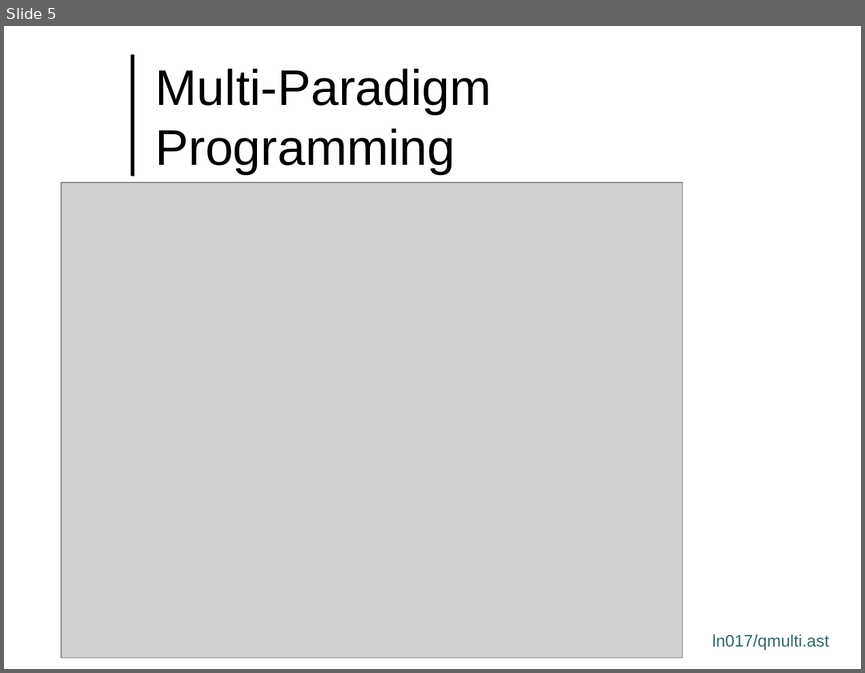
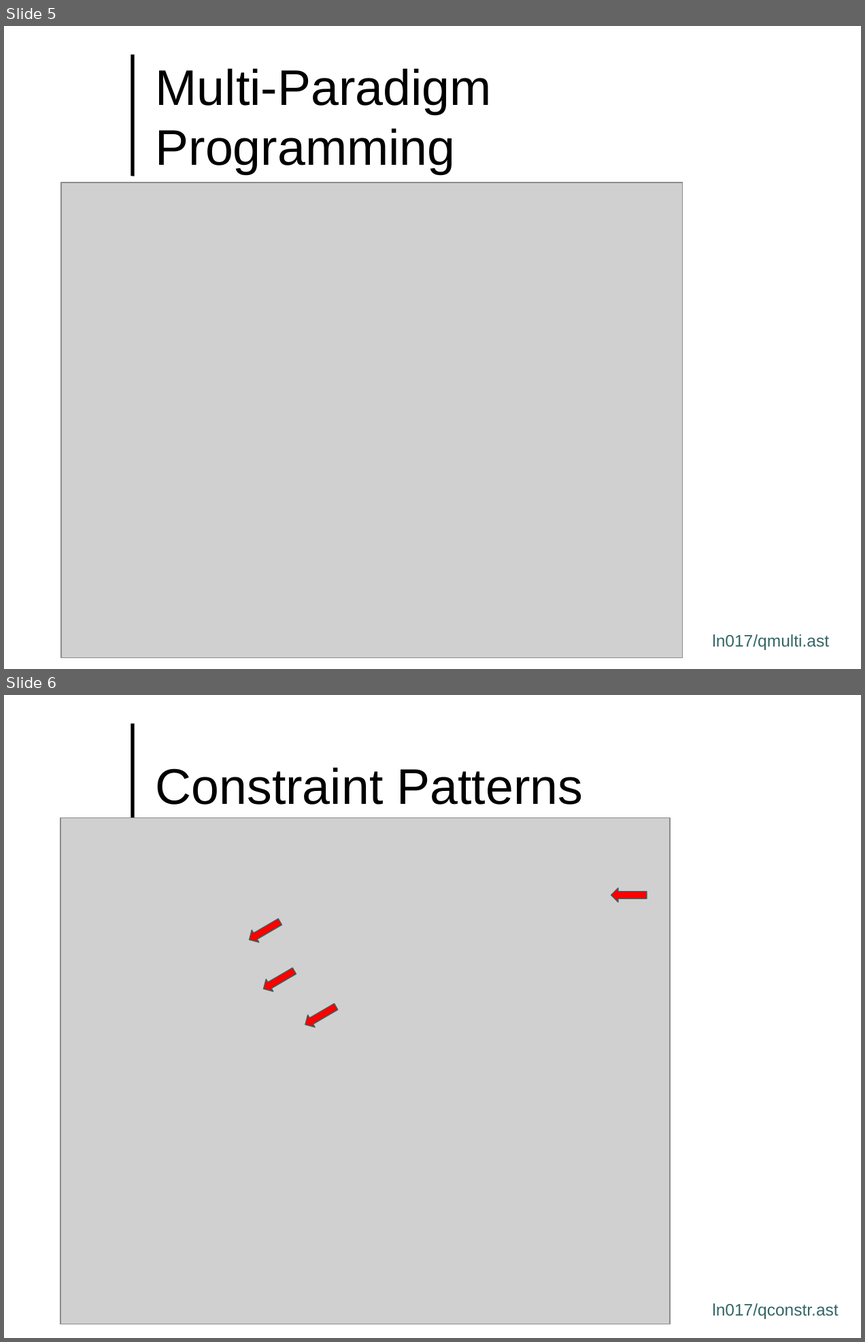
Before and after one commit to lutzhamel/CSC493, a slide deck: notes/csc493-ln017.pptx. Shown one above the other, each under a label of ours: slide 5 before the commit, slides 5 and 6 after it. The pictures are 865x673 and 865x1342 pixels, drawn with LibreOffice and Linux fonts; fonts in the diff are those of the drawing; grey boxes stand for pictures; background and template pictures are left out. Boxes give left, top, right and bottom in pixels: in the first picture for what was removed or moved away, otherwise in the second. Text is boxed around its words. In the diff, an @@ line names an element or a change of style, - is before the commit and + after.

```diff
--- a/notes/csc493-ln017.pptx
+++ b/notes/csc493-ln017.pptx
@@ slide 6 added at <box>4,695,861,1338</box>, background #FFFFFF; not listed: 1 template element that a slide beside it also shows @@
@@ title added at <box>156,767,583,804</box>, 42 pt, text #000000 @@
+Constraint Patterns
@@ picture added at <box>60,817,670,1324</box> @@
@@ left arrow added at <box>611,888,647,902</box>, fill #FF0000, outline #336666 0.75 pt @@
@@ left arrow added at <box>245,916,283,947</box>, fill #FF0000, outline #336666 0.75 pt @@
@@ left arrow added at <box>260,964,298,996</box>, fill #FF0000, outline #336666 0.75 pt @@
@@ left arrow added at <box>302,1000,340,1031</box>, fill #FF0000, outline #336666 0.75 pt @@
@@ text added at <box>712,1303,838,1319</box>, 14 pt, text #336666 @@
+ln017/qconstr.ast
```
Also in this commit, not shown: 1 slide changed, 2 other slides added, 3 other files.
